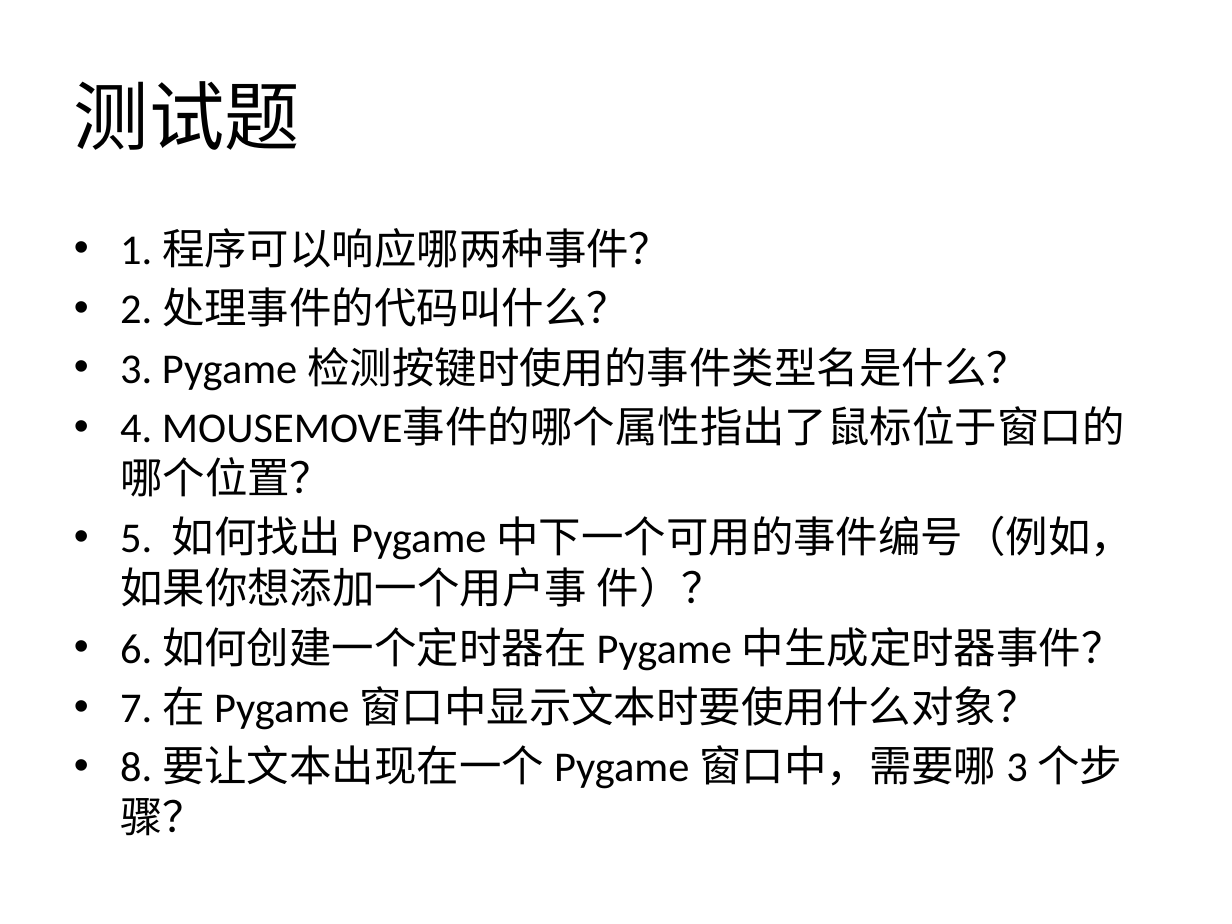
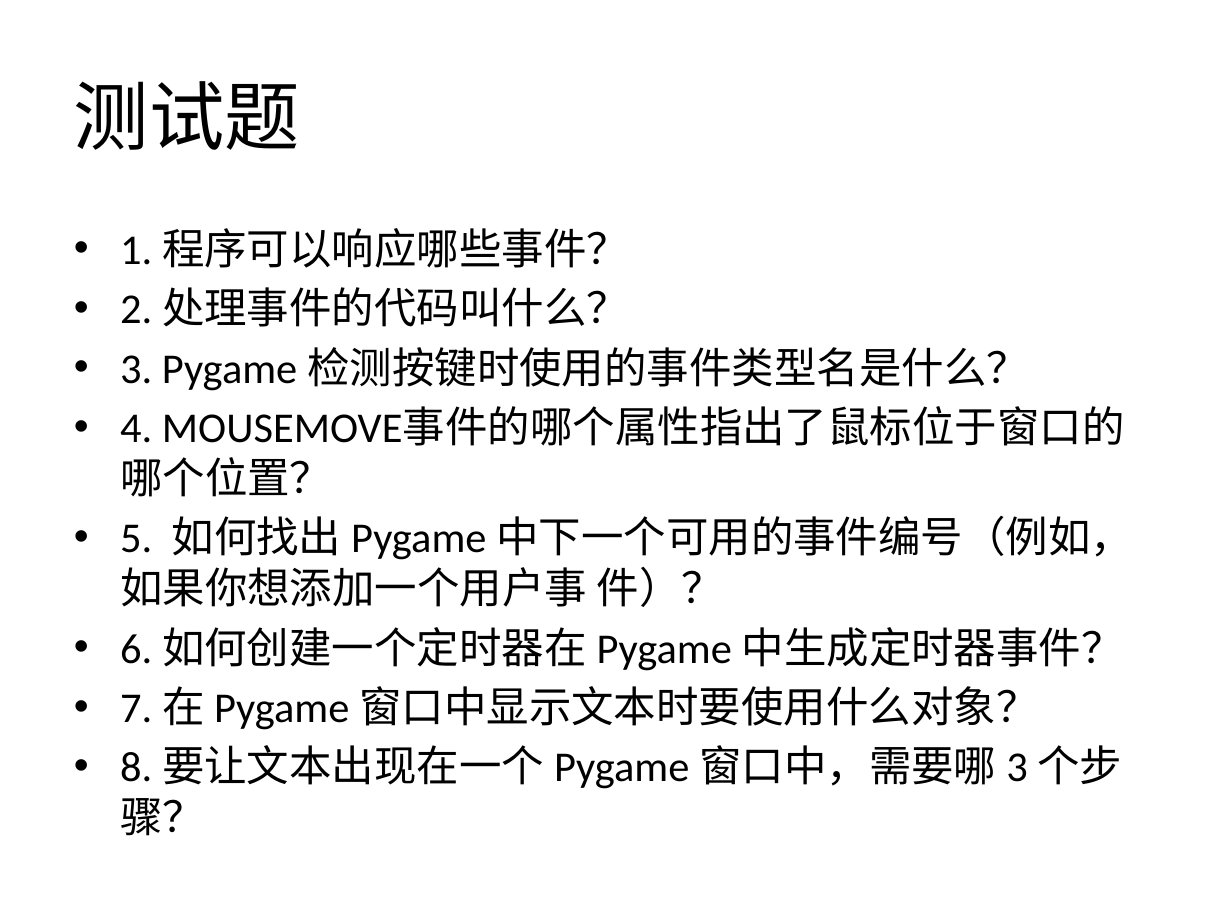
Before and after one commit to zhinan18/Python3, a slide deck: slide 168 of readme/Python3.pptx (slide 167 before the commit). Drawn at 1232x924 pixels with LibreOffice and Linux fonts; fonts in the diff are those of the drawing. Boxes give left, top, right and bottom in pixels: in the first picture for what was removed or moved away, otherwise in the second. Text is boxed around its words. In the diff, an @@ line names an element or a change of style, - is before the commit and + after.

```diff
--- a/readme/Python3.pptx
+++ b/readme/Python3.pptx
@@ text at box(120, 228, 629, 268): text changed @@
-• 1. 程序可以响应哪两种事件？
+• 1. 程序可以响应哪些事件？
```
Also in this commit, not shown: 1 other slide changed, 25 slides added, 17 other files.
